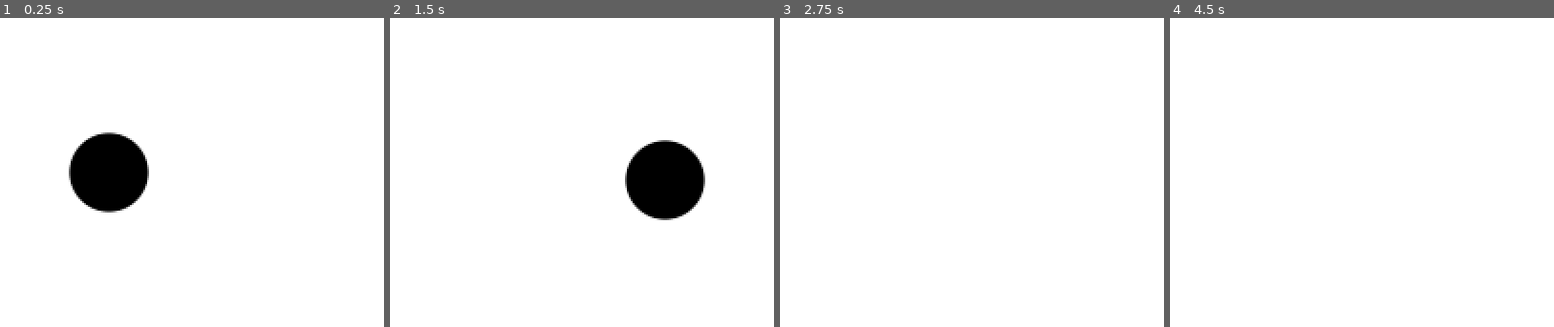
Above: before the commit, frames 1-4 (left to right).
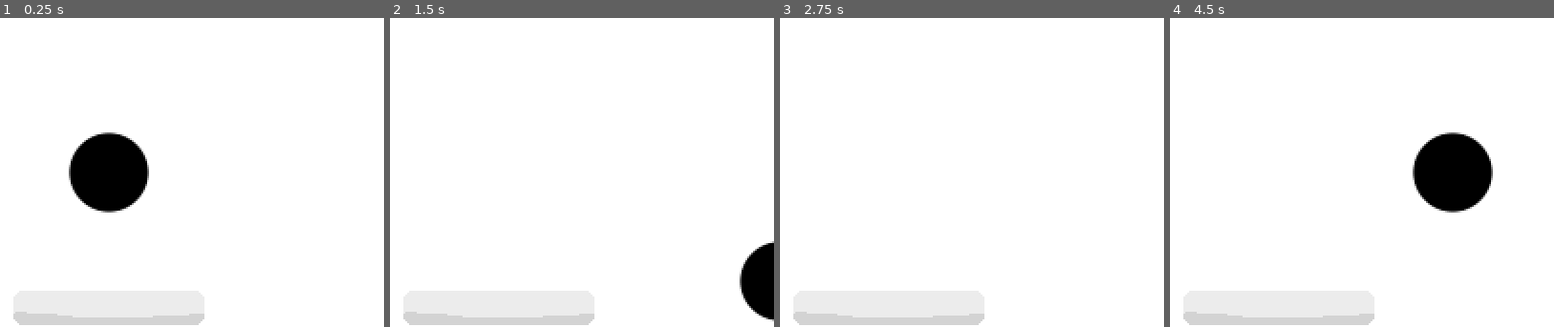
Above: after the commit, the same moments.

Repository: fawfle/blood-jam-cu
Game: Godot game, scene res://scenes/main.tscn
Same seed, same stepped clock (60 frames per second), same inputs: the game is played once before the commit and once after it.
Inputs:
- Up to frame 1 (0.25 s): no input
- Up to frame 2 (1.5 s): tap Enter at 0.5 s; hold D (right) 0.53-1.28 s; tap Shift (dash, bound only after the commit) at 0.6, 1.35 s; hold S (backward) from 1.28 s (still down)
- Up to frame 3 (2.75 s): release S (backward) at 2.03 s; hold D (right) from 2.03 s (still down); tap Shift (dash, bound only after the commit) at 2.1 s
- Up to frame 4 (4.5 s): tap Space at 2.75, 4.25 s; release D (right) at 2.78 s; hold W (forward) 2.78-3.53 s; tap Shift (dash, bound only after the commit) at 2.85, 3.6, 4.35 s; tap Enter at 3.5 s; hold A (left) from 3.53 s (still down)

The runs differ from the first frame. In frame 1, 1.5% of the frame differs, in the area x 3-54%, y 95-100%; in frame 2, 7.5%, in the area x 3-100%, y 39-100%; in frame 3, 1.5%; in frame 4, 5.8%.

Commit message:
added more to character

Diff:
--- a/project.godot
+++ b/project.godot
@@ -48,6 +48,12 @@
 , Object(InputEventKey,"resource_local_to_scene":false,"resource_name":"","device":-1,"window_id":0,"alt_pressed":false …(186 unchanged characters)…
 ]
 }
+dash={
+"deadzone": 0.2,
+"events": [Object(InputEventKey,"resource_local_to_scene":false,"resource_name":"","device":-1,"window_id":0,"alt_pressed":false,"shift_pressed":false,"ctrl_pressed":false,"meta_pressed":false,"pressed":false,"keycode":0,"physical_keycode":4194325,"key_label":0,"unicode":0,"location":0,"echo":false,"script":null)
+, Object(InputEventKey,"resource_local_to_scene":false,"resource_name":"","device":-1,"window_id":0,"alt_pressed":false,"shift_pressed":false,"ctrl_pressed":false,"meta_pressed":false,"pressed":false,"keycode":0,"physical_keycode":4194325,"key_label":0,"unicode":0,"location":0,"echo":false,"script":null)
+]
+}
 
 [rendering]
 
--- a/scenes/main.tscn
+++ b/scenes/main.tscn
@@ -1,7 +1,8 @@
-[gd_scene load_steps=3 format=3 uid="uid://c8evxvjut3sps"]
+[gd_scene load_steps=4 format=3 uid="uid://c8evxvjut3sps"]
 
 [ext_resource type="PackedScene" uid="uid://dbxpkx7jsbcf2" path="res://scenes/floor/floor.tscn" id="1_0wfyh"]
 [ext_resource type="PackedScene" uid="uid://c0xl0mbw34dfe" path="res://scenes/player/player.tscn" id="1_o5qli"]
+[ext_resource type="PackedScene" uid="uid://dc2em1nswc80h" path="res://scenes/test/wall_test.tscn" id="3_sugp2"]
 
 [node name="Main" type="Node2D"]
 
@@ -10,3 +11,6 @@
 [node name="Floor" parent="." instance=ExtResource("1_0wfyh")]
 
 [node name="Player" parent="." instance=ExtResource("1_o5qli")]
+
+[node name="Wall_test" parent="." instance=ExtResource("3_sugp2")]
+position = Vector2(0, 70)
--- a/scenes/player/player.gd
+++ b/scenes/player/player.gd
@@ -1,6 +1,7 @@
 extends CharacterBody2D
 
 @export var speed := 200.0
+@export var dash_multiplier := 10.0
 var movement_input := Vector2.ZERO
 
 func _physics_process(delta: float) -> void:
@@ -20,3 +21,16 @@
 		vel_2d = vel_2d.move_toward(Vector2.ZERO, speed * 4.0 * delta)
 		velocity.x = vel_2d.x
 		velocity.y = vel_2d.y
+	if Input.is_action_just_pressed("dash"):
+		dash_logic(vel_2d)
+	if is_on_wall():
+		vel_2d = vel_2d.bounce() * speed
+		velocity.x = vel_2d.x
+		velocity.y = vel_2d.y
+
+func dash_logic(vel_2d) -> void:
+	print("Input read")
+	movement_input = Input.get_vector("left", "right", "forward", "backward")
+	vel_2d = movement_input * vel_2d.length() * dash_multiplier
+	velocity.x = vel_2d.x
+	velocity.y = vel_2d.y
--- /dev/null
+++ b/scenes/test/wall_test.tscn
@@ -0,0 +1,14 @@
+[gd_scene load_steps=3 format=3 uid="uid://dc2em1nswc80h"]
+
+[ext_resource type="Texture2D" uid="uid://cx8r8ktm1ielu" path="res://sprites/Paddle.png" id="1_81gqu"]
+
+[sub_resource type="RectangleShape2D" id="RectangleShape2D_8hslm"]
+size = Vector2(100, 20)
+
+[node name="Wall_test" type="StaticBody2D"]
+
+[node name="Sprite2D" type="Sprite2D" parent="."]
+texture = ExtResource("1_81gqu")
+
+[node name="CollisionShape2D" type="CollisionShape2D" parent="."]
+shape = SubResource("RectangleShape2D_8hslm")
Binary file added: sprites/Paddle.png
Not shown, added: sprites/Paddle.png.import
